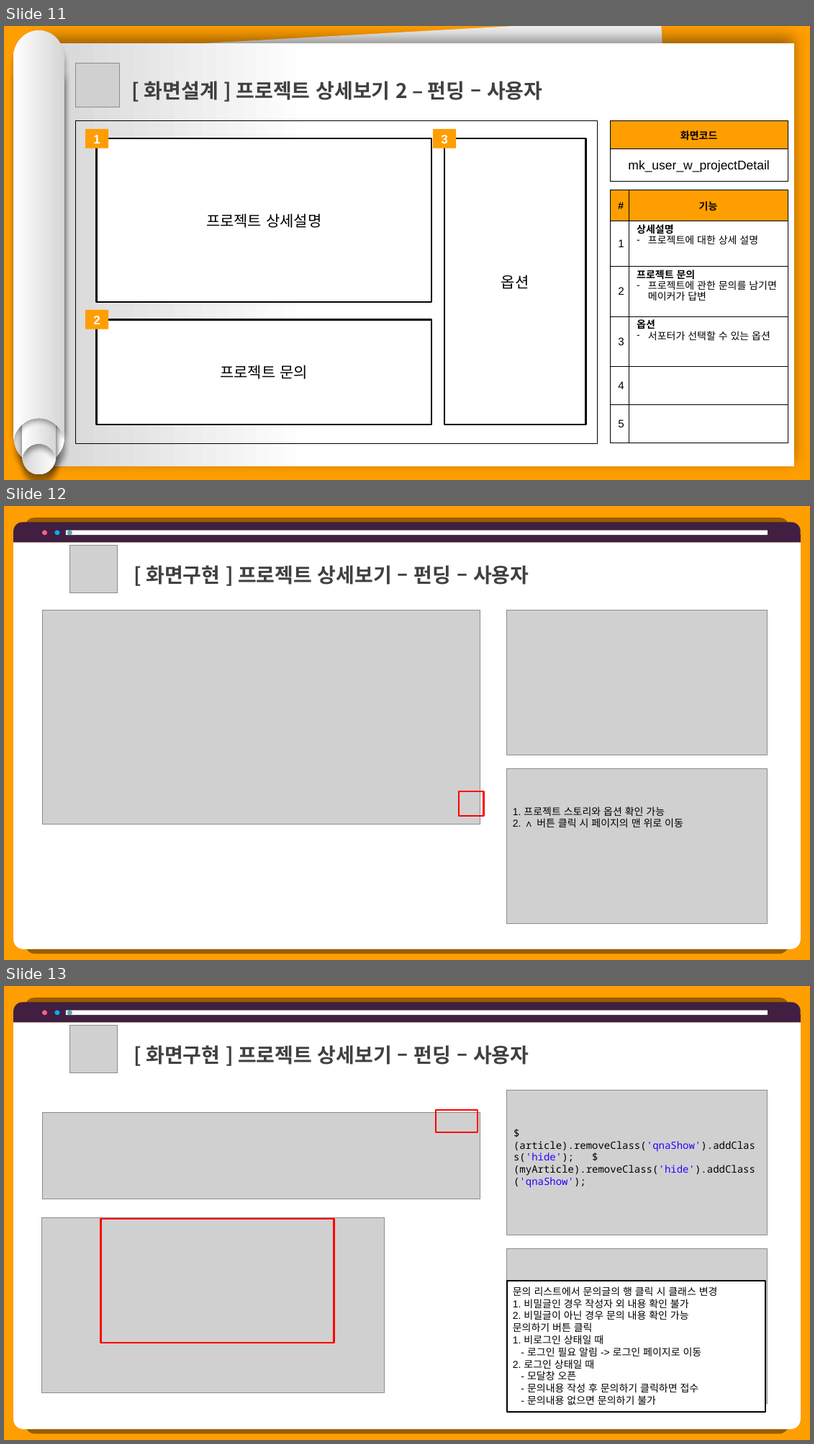
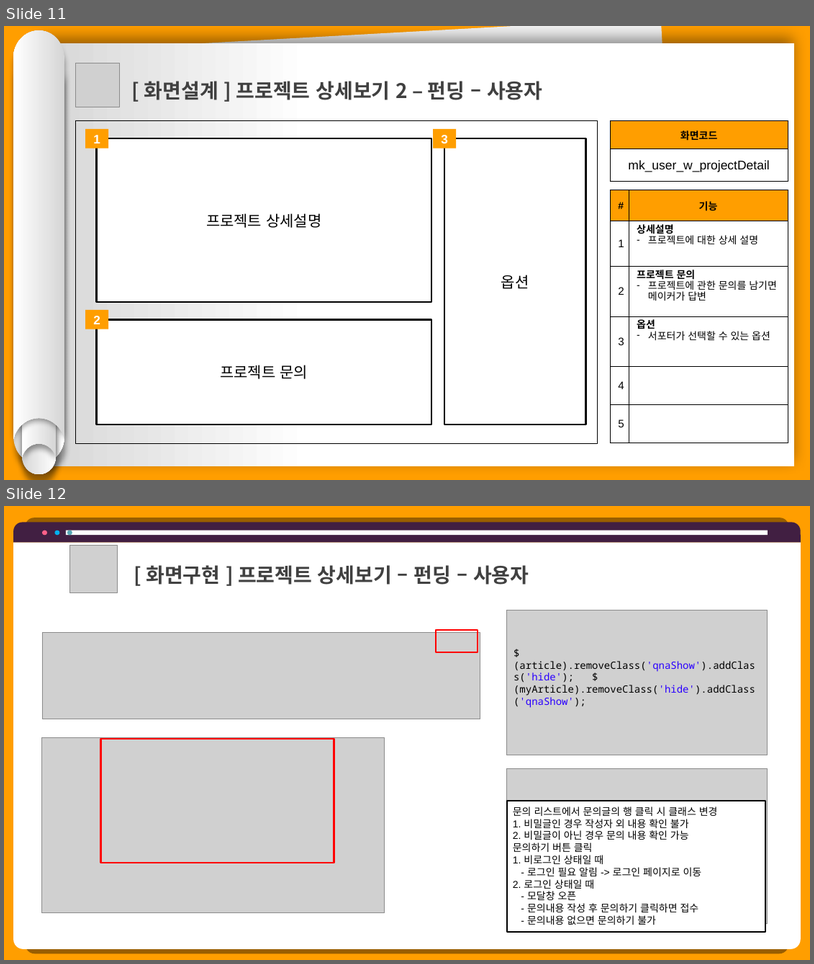
Before and after one commit to hhsw07/ezen-academy-projects, a slide deck: 0 발표용 파워포인트/0608 5차발표/0608 project06 - 파워포인트 - 민기.pptx. Shown one above the other, each under a label of ours: slides 11, 12 and 13 before the commit, slides 11 and 12 after it. The pictures are 814x1444 and 814x964 pixels, drawn with LibreOffice and Linux fonts; fonts in the diff are those of the drawing; grey boxes stand for pictures. Boxes give left, top, right and bottom in pixels: in the first picture for what was removed or moved away, otherwise in the second. Text is boxed around its words. In the diff, an @@ line names an element or a change of style, - is before the commit and + after.

```diff
--- a/0 발표용 파워포인트/0608 5차발표/0608 project06 - 파워포인트 - 민기.pptx
+++ b/0 발표용 파워포인트/0608 5차발표/0608 project06 - 파워포인트 - 민기.pptx
@@ slide 12 removed at (4, 506, 810, 960), background #FF9E00 @@
@@ round same rect removed at (13, 523, 801, 542) @@
@@ round same rect removed at (13, 542, 801, 949) @@
@@ ellipse removed at (42, 530, 47, 535) @@
@@ ellipse removed at (55, 530, 59, 535) @@
@@ rectangle removed at (66, 530, 768, 535) @@
@@ ellipse removed at (67, 530, 72, 535) @@
@@ picture removed at (70, 545, 118, 592) @@
@@ text removed at (146, 565, 529, 584) @@
-[ 화면구현 ] 프로젝트 상세보기 – 펀딩 – 사용자
@@ picture removed at (42, 610, 481, 824) @@
@@ picture removed at (507, 610, 768, 754) @@
@@ picture removed at (507, 769, 768, 924) @@
@@ rectangle removed at (460, 792, 484, 816) @@
@@ text removed at (513, 806, 684, 827) @@
-1. 프로젝트 스토리와 옵션 확인 가능
-2. ∧ 버튼 클릭 시 페이지의 맨 위로 이동
@@ what was slide 13 is now slide 12 @@
```
